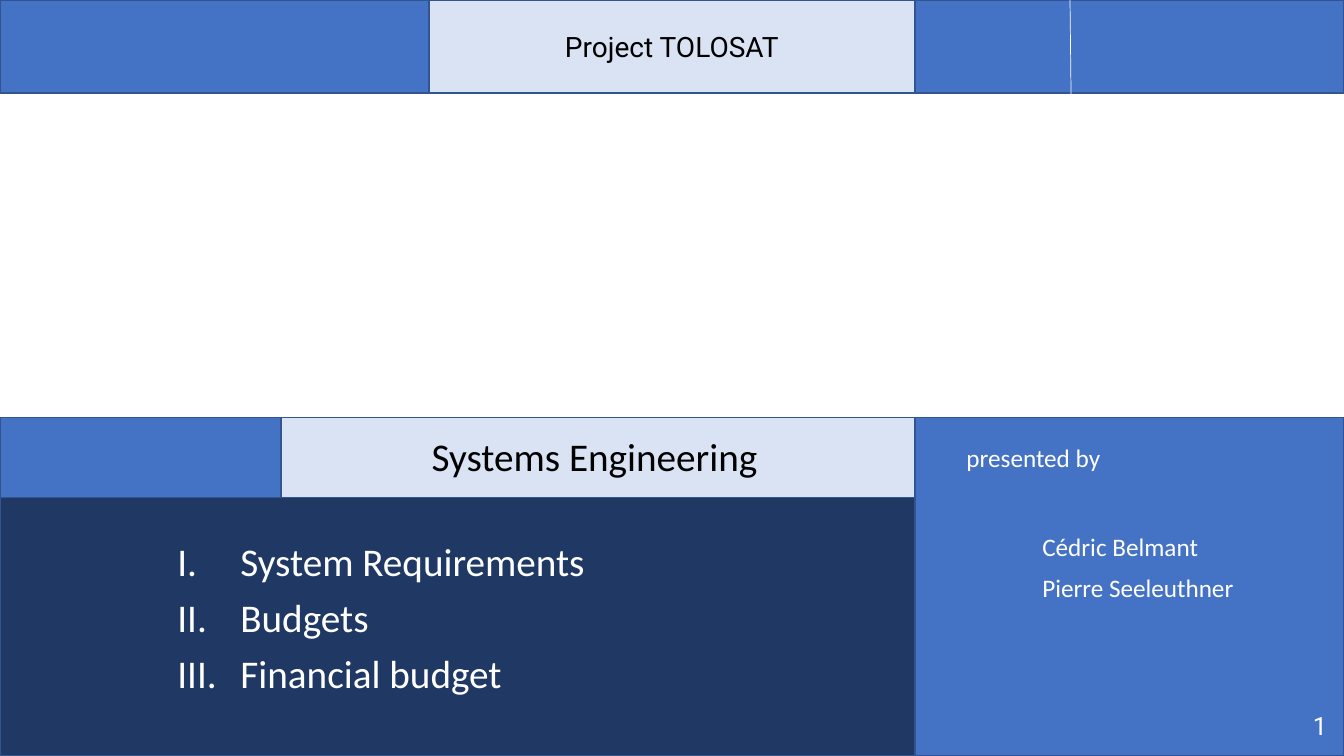
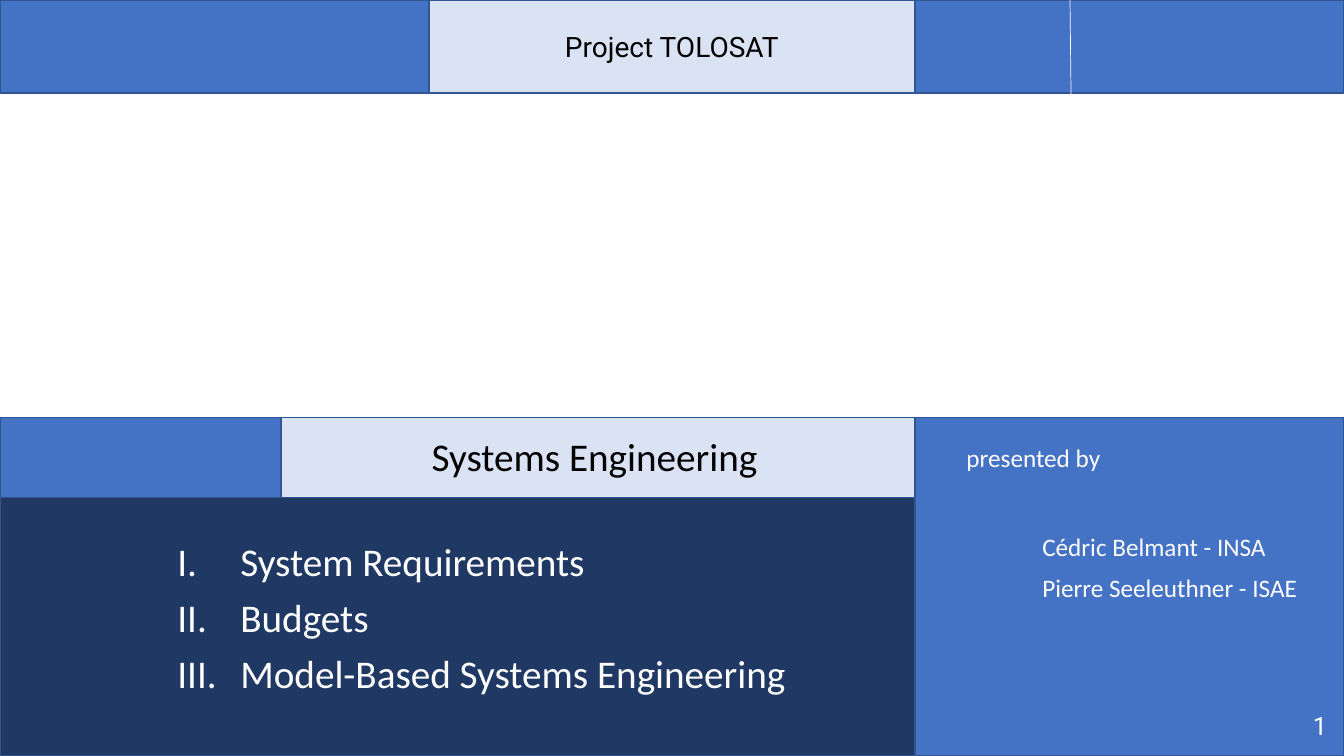
Before and after one commit to belmant/tolosat_systems_engineering, a slide deck: slide 1 of Files/Systems.pptx. Drawn at 1344x756 pixels with LibreOffice and Linux fonts; fonts in the diff are those of the drawing; background and template pictures are left out. Boxes give left, top, right and bottom in pixels: in the first picture for what was removed or moved away, otherwise in the second. Text is boxed around its words. In the diff, an @@ line names an element or a change of style, - is before the commit and + after.

```diff
--- a/Files/Systems.pptx
+++ b/Files/Systems.pptx
@@ text at [1042,538,1297,597]: text changed @@
-Cédric Belmant
-Pierre Seeleuthner
+Cédric Belmant - INSA
+Pierre Seeleuthner - ISAE
@@ text at [240,660,785,695]: text changed @@
-III. Financial budget
+III. Model-Based Systems Engineering
```
Also in this commit, not shown: 1 other slide changed, 8 slides added, 10 other files.
